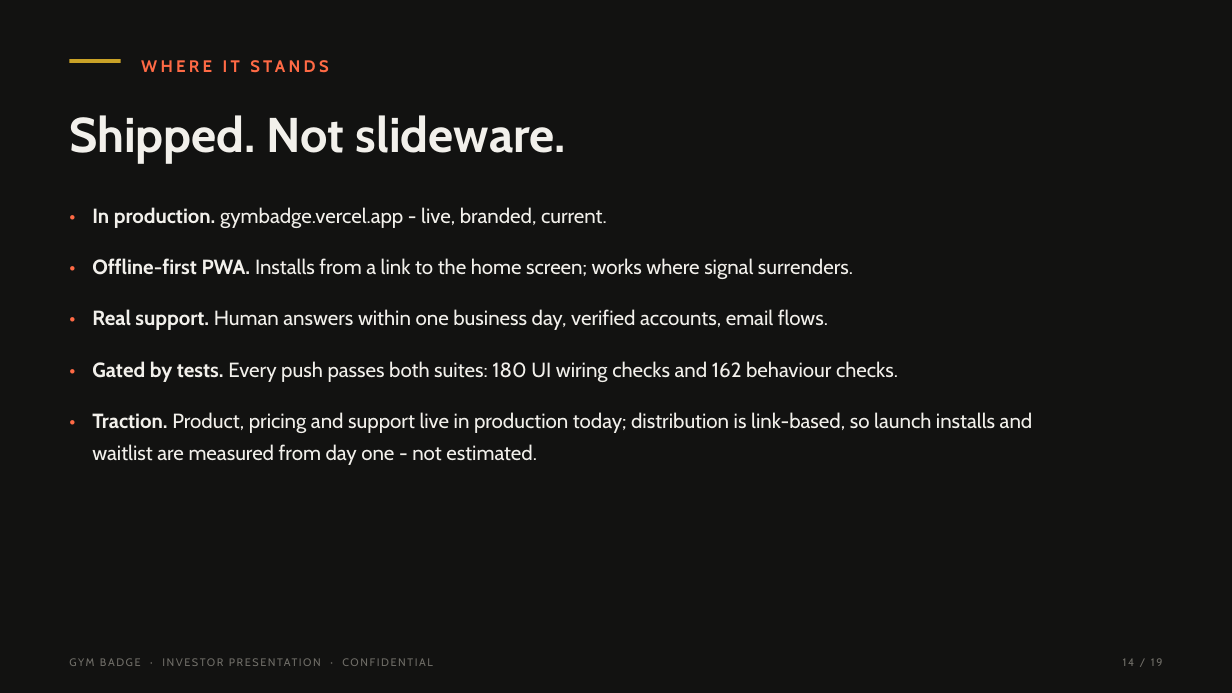
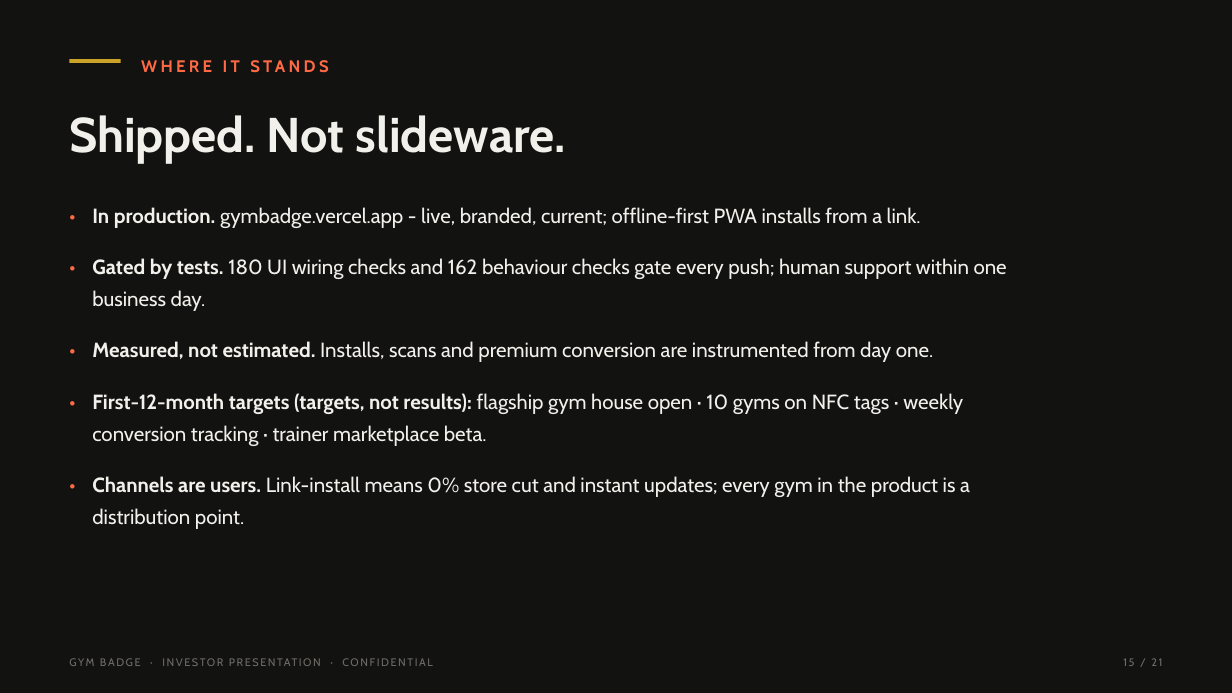
Before and after one commit to tearsmith10/Gym-badge, a slide deck: slide 15 of pitch/gymbadge-investor-deck.pptx (slide 14 before the commit). Drawn at 1232x693 pixels with LibreOffice and Linux fonts; fonts in the diff are those of the drawing. Boxes give left, top, right and bottom in pixels: in the first picture for what was removed or moved away, otherwise in the second. Text is boxed around its words. In the diff, an @@ line names an element or a change of style, - is before the commit and + after.

```diff
--- a/pitch/gymbadge-investor-deck.pptx
+++ b/pitch/gymbadge-investor-deck.pptx
@@ text at (92,207,921,228): text changed @@
-In production. gymbadge.vercel.app - live, branded, current.
+In production. gymbadge.vercel.app - live, branded, current; offline-first PWA installs from a link.
@@ text at (92,258,1007,279): text changed @@
-Offline-first PWA. Installs from a link to the home screen; works where signal surrenders.
+Gated by tests. 180 UI wiring checks and 162 behaviour checks gate every push; human support within one
@@ text at (92,290,206,311): text changed; text colour #FF6A45 to #F2F0EB; bold off @@
-•
+business day.
@@ text removed at (92,309,828,330) @@
-Real support. Human answers within one business day, verified accounts, email flows.
@@ text "•": place and size @@
-text "•" at (69,357,1163,396)
+text "•" at (69,337,1163,376)
@@ text added at (92,341,933,362), 16 pt, text #F2F0EB @@
+Measured, not estimated. Installs, scans and premium conversion are instrumented from day one.
@@ text "•": place and size @@
-text "•" at (69,409,1163,447)
+text "•" at (69,389,1163,428)
@@ text removed at (92,361,898,382) @@
-Gated by tests. Every push passes both suites: 180 UI wiring checks and 162 behaviour checks.
@@ text added at (92,393,963,414), 16 pt, text #F2F0EB @@
+First-12-month targets (targets, not results): flagship gym house open · 10 gyms on NFC tags · weekly
@@ text at (92,425,487,446): text changed @@
-Traction. Product, pricing and support live in production today; distribution is link-based, so launch installs and
+conversion tracking · trainer marketplace beta.
@@ text at (92,444,537,465): text changed; text colour #F2F0EB to #FF6A45; bold on @@
-waitlist are measured from day one - not estimated.
+•
@@ text added at (92,476,970,497), 16 pt, text #F2F0EB @@
+Channels are users. Link-install means 0% store cut and instant updates; every gym in the product is a
@@ text added at (92,508,244,529), 16 pt, text #F2F0EB @@
+distribution point.
@@ text at (1123,658,1162,666): text changed @@
-14 / 19
+15 / 21
```
Also in this commit, not shown: 17 other slides changed, 2 slides added, 3 other files.
